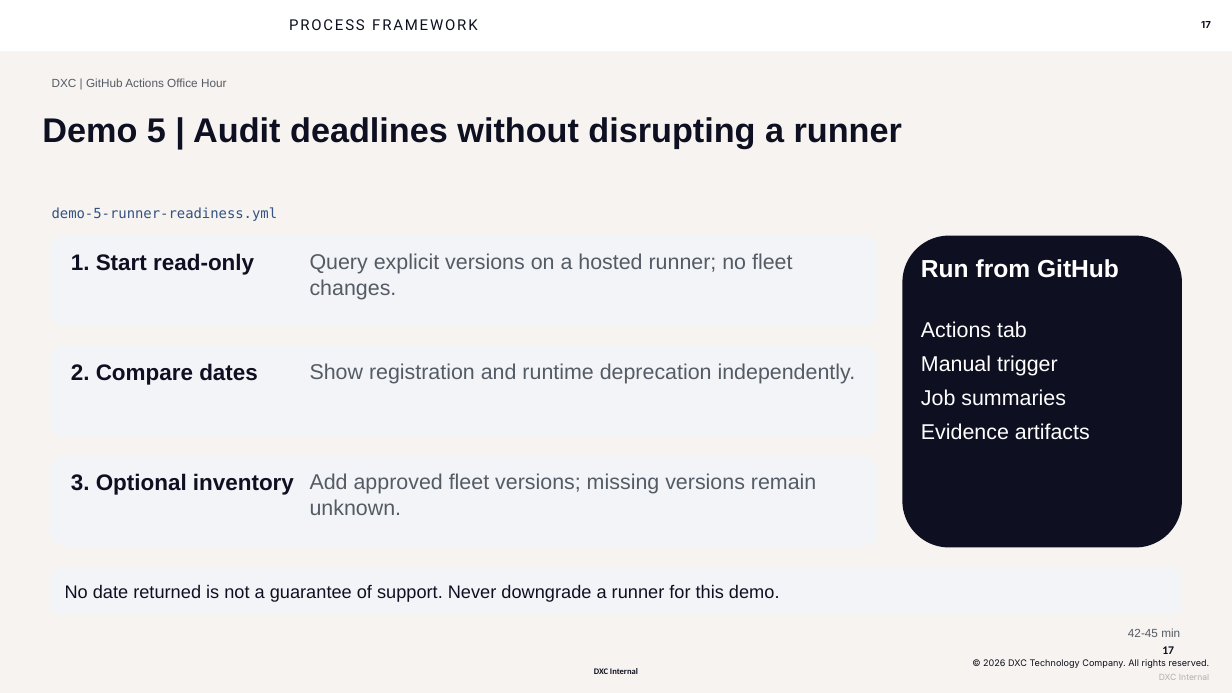
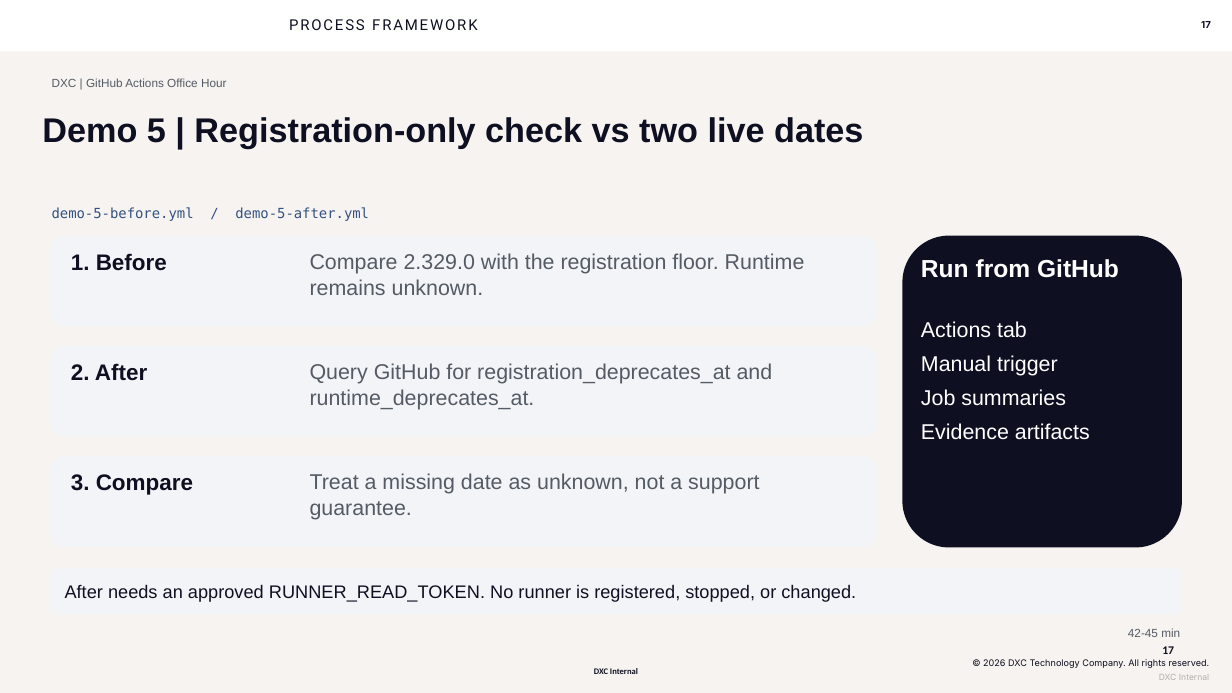
Before and after one commit to seandorsett/dxc-actions-office-hour, a slide deck: slide 17 of outputs/slides/dxc-actions-office-hour-2026-10-13.pptx. Drawn at 1232x693 pixels with LibreOffice and Linux fonts; fonts in the diff are those of the drawing; background and template pictures are left out. Boxes give left, top, right and bottom in pixels: in the first picture for what was removed or moved away, otherwise in the second. Text is boxed around its words. In the diff, an @@ line names an element or a change of style, - is before the commit and + after.

```diff
--- a/outputs/slides/dxc-actions-office-hour-2026-10-13.pptx
+++ b/outputs/slides/dxc-actions-office-hour-2026-10-13.pptx
@@ text at (x1=42, y1=117, x2=863, y2=148): text changed @@
-Demo 5 | Audit deadlines without disrupting a runner
+Demo 5 | Registration-only check vs two live dates
@@ text at (x1=52, y1=207, x2=369, y2=221): text changed @@
-demo-5-runner-readiness.yml
+demo-5-before.yml / demo-5-after.yml
@@ text at (x1=71, y1=253, x2=167, y2=271): text changed @@
-1. Start read-only
+1. Before
@@ text at (x1=310, y1=253, x2=805, y2=295): text changed @@
-Query explicit versions on a hosted runner; no fleet changes.
+Compare 2.329.0 with the registration floor. Runtime remains unknown.
@@ text at (x1=71, y1=363, x2=147, y2=381): text changed @@
-2. Compare dates
+2. After
@@ text at (x1=310, y1=363, x2=773, y2=410): text changed @@
-Show registration and runtime deprecation independently.
+Query GitHub for registration_deprecates_at and runtime_deprecates_at.
@@ text at (x1=71, y1=474, x2=193, y2=495): text changed @@
-3. Optional inventory
+3. Compare
@@ text at (x1=310, y1=473, x2=759, y2=520): text changed @@
-Add approved fleet versions; missing versions remain unknown.
+Treat a missing date as unknown, not a support guarantee.
@@ text in rounded rectangle at (x1=65, y1=584, x2=856, y2=602): text changed @@
-No date returned is not a guarantee of support. Never downgrade a runner for this demo.
+After needs an approved RUNNER_READ_TOKEN. No runner is registered, stopped, or changed.
```
Also in this commit, not shown: 13 other slides changed, 33 other files.
